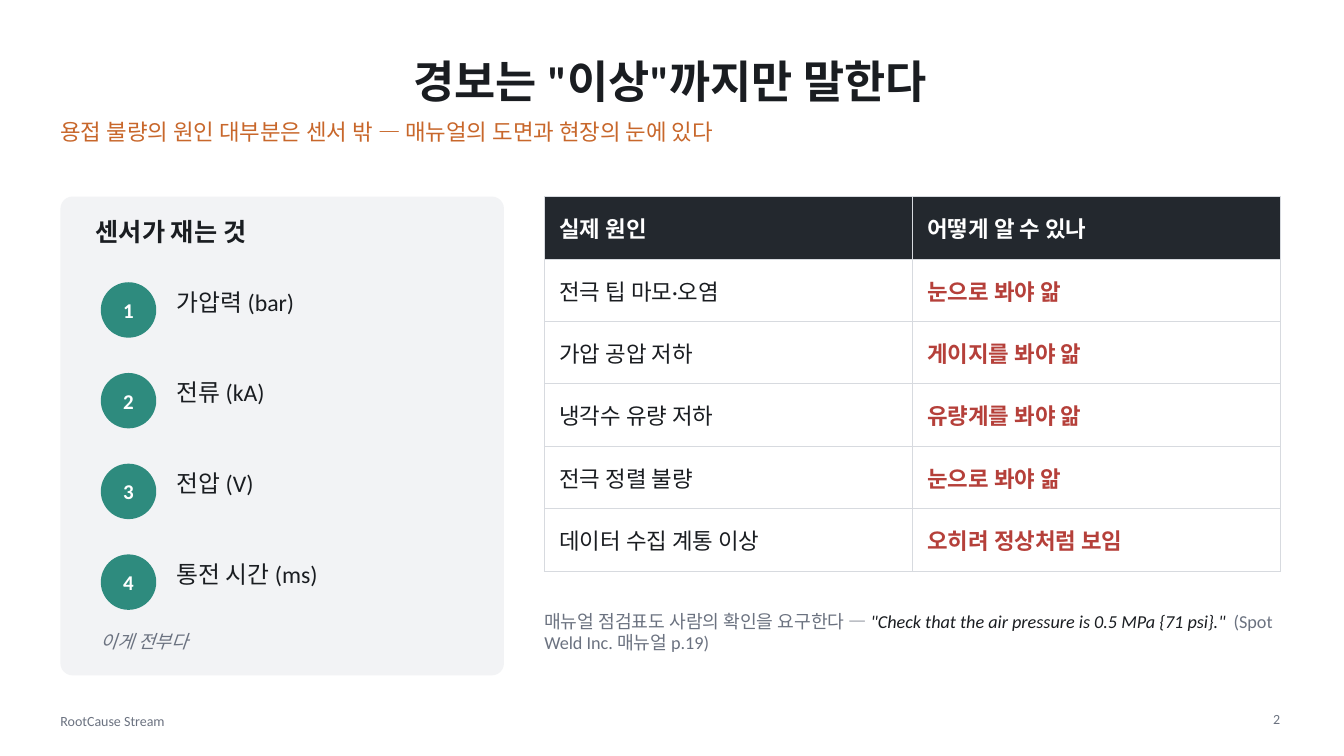
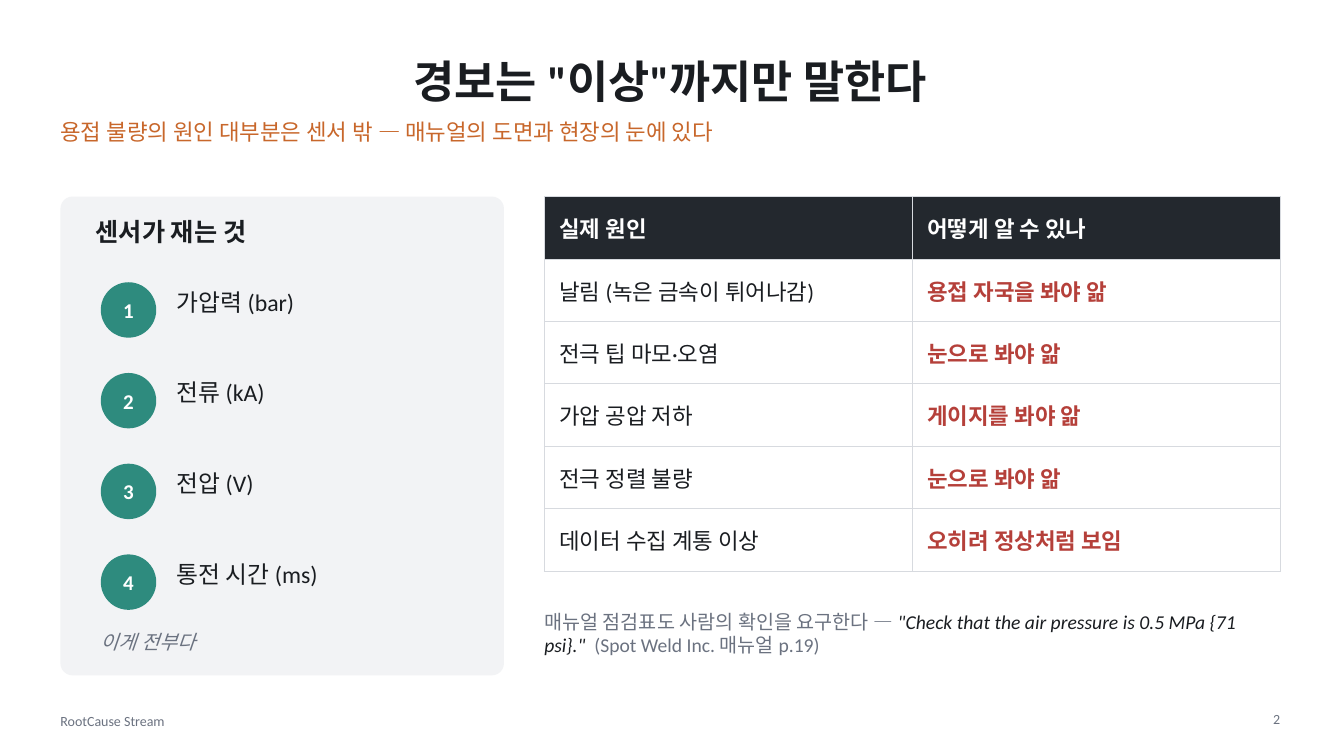
Before and after one commit to dlwogud/rootcause-stream, a slide deck: slide 2 of deck/RootCause_Stream_발표자료.pptx. Drawn at 1344x756 pixels with LibreOffice and Linux fonts; fonts in the diff are those of the drawing. Boxes give left, top, right and bottom in pixels: in the first picture for what was removed or moved away, otherwise in the second. Text is boxed around its words. In the diff, an @@ line names an element or a change of style, - is before the commit and + after.

```diff
--- a/deck/RootCause_Stream_발표자료.pptx
+++ b/deck/RootCause_Stream_발표자료.pptx
@@ table at (544, 197, 1280, 555) @@
+row 2: 날림 (녹은 금속이 튀어나감) | 용접 자국을 봐야 앎
-row 4: 냉각수 유량 저하 | 유량계를 봐야 앎
@@ text "매뉴얼 점검표도 사람의 확인을 요구한다 ..." at (544, 612, 1236, 655): size 13 to 14 pt @@
@@ text "이게 전부다" at (101, 633, 195, 651): size 13 to 14 pt @@
```
Also in this commit, not shown: 2 other slides changed, 11 slides added, 13 slides removed, 5 other files.
